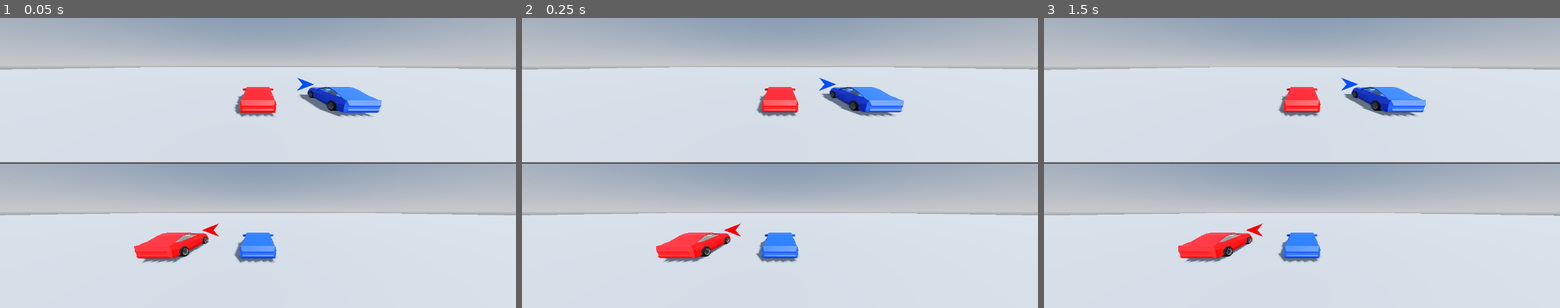
Above: before the commit, frames 1-3 (left to right).
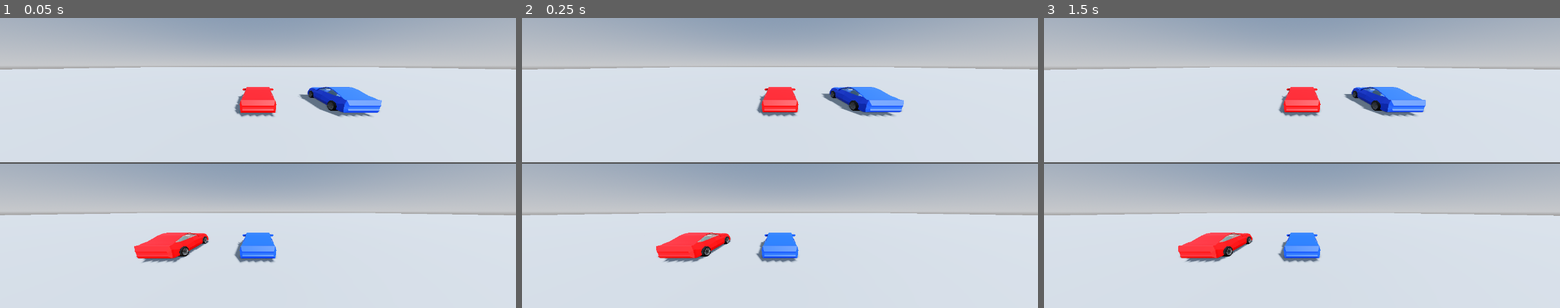
Above: after the commit, the same moments.

Repository: erte-del/2p-racing-game
Game: Godot game, scene res://scenes/main.tscn
The game is run twice, just before and just after one commit, with the same random seed, the same clock (stepped at 60 frames per second) and the same inputs.
Inputs:
- Up to frame 1 (0.05 s): no input
- Up to frame 2 (0.25 s): no input
- Up to frame 3 (1.5 s): tap Enter at 1.25 s

The runs differ from the first frame. In frame 1, 0.1% of the frame differs, in the area x 39-61%, y 20-76%; in frame 2, 0.1%; in frame 3, 0.1%.

Commit message:
Hide the rival arrow while the rival is already on screen
The arrow only helps when you cannot see the other car, so it now tests
the rival against its own camera's view and hides when they are visible.

The hide and show thresholds differ deliberately: the rival must come
well inside the view before the arrow hides, but only just leave it
before the arrow returns. A single threshold made the arrow flicker while
the rival sat on the edge of the view.

This also removes the case where the arrow looked worst, pointing almost
directly away from the camera and foreshortened to a sliver, since that
only happened while the rival was on screen.

Co-Authored-By: Claude Opus 5 <noreply@anthropic.com>

Diff:
--- a/scripts/rival_arrow.gd
+++ b/scripts/rival_arrow.gd
@@ -15,6 +15,21 @@
 ## How fast the arrow swings round to a new bearing. Smoothing stops it
 ## snapping about while the cars jostle at close range.
 @export var smoothing := 12.0
+
+@export_group("Auto hide")
+## Hide the arrow while the rival is already on screen, since it is only
+## useful for finding a car you cannot see.
+@export var hide_when_rival_on_screen := true
+## The two margins are deliberately different, which gives the arrow
+## hysteresis: the rival must come well inside the view before the arrow
+## hides, but only just leave it before the arrow comes back. A single
+## threshold would make the arrow flicker while the rival sat on the edge.
+## Fraction of the view the rival must be inside before the arrow hides.
+@export_range(0.0, 0.45) var hide_margin := 0.12
+## Fraction of the view the rival must leave before the arrow returns.
+@export_range(0.0, 0.45) var show_margin := 0.02
+## Aim the on-screen test at the car's body rather than its floor.
+@export var rival_centre_height := 0.7
 
 var _owner_car: Node3D
 var _rival_car: Node3D
@@ -40,6 +55,7 @@
 
 	_bearing = _target_bearing()
 	_place()
+	_update_visibility()
 
 
 ## Runs with physics, like the cars and cameras, so the arrow cannot jitter
@@ -50,6 +66,7 @@
 	var weight := 1.0 - exp(-smoothing * delta)
 	_bearing = _bearing.slerp(_target_bearing(), weight)
 	_place()
+	_update_visibility()
 
 
 ## Direction from the owner to the rival, flattened onto the ground.
@@ -91,6 +108,32 @@
 	rotate_object_local(Vector3.BACK, -atan2(target.dot(side), target.dot(face)))
 
 
+## Show the arrow only while the rival is off screen.
+func _update_visibility() -> void:
+	if not hide_when_rival_on_screen or _camera == null:
+		visible = true
+		return
+	visible = not _rival_on_screen()
+
+
+func _rival_on_screen() -> bool:
+	var target := _rival_car.global_position + Vector3.UP * rival_centre_height
+	# Behind the camera unprojects to a meaningless point, so rule it out first.
+	if _camera.is_position_behind(target):
+		return false
+
+	var view: Vector2 = _camera.get_viewport().get_visible_rect().size
+	if view.x <= 0.0 or view.y <= 0.0:
+		return false
+
+	# Widen the test while the arrow is hidden, so it takes a clear exit from
+	# the view to bring the arrow back. See the margin exports above.
+	var margin := hide_margin if visible else show_margin
+	var inset := view * margin
+	var box := Rect2(inset, view - inset * 2.0)
+	return box.has_point(_camera.unproject_position(target))
+
+
 ## A flat chevron lying in the XZ plane, nose towards -Z.
 func _build_arrow() -> ArrayMesh:
 	var half_len := arrow_length * 0.5
Not shown, changed: README.md
